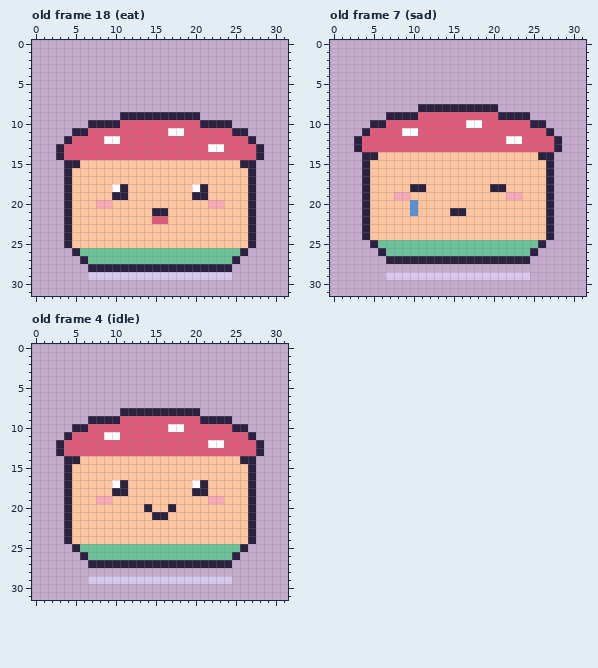
Pixel-art file -- art/characters/nature/mosscap.aseprite. Above: the version before the commit.
32x32 pixels, 28 frames. Shown: old frame 18 (eat), old frame 7 (sad), old frame 4 (idle). The commit also changed other frames, which this record leaves out.
New version:
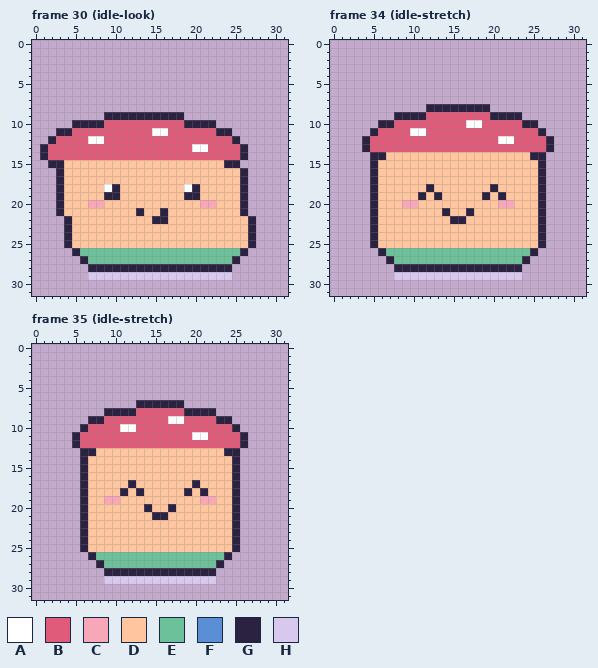
Palette (. is transparent): A #ffffff  B #e05a7a  C #f7a8b8  D #ffc59e  E #6cc19a  F #5a8fd6  G #2b2140  H #d9c8ee
A new or re-ordered frame is compared with the old frame closest to it.
The exact change:
frames 28 -> 36
--- frame 30 (idle-look) is new; against old frame 18 (eat), layer "pet"
@@ x 0..31 @@
  8 ................................
- 9 ...........GGGGGGGGGG...........
-10 .......GGGGBBBBBBBBBBGGGG.......
-11 .....GGBBBBBBBBBBAABBBBBBGG.....
-12 ....GBBBBAABBBBBBBBBBBBBBBBG....
-13 ...GBBBBBBBBBBBBBBBBBBAABBBBG...
-14 ...GBBBBBBBBBBBBBBBBBBBBBBBBG...
-15 ....GGDDDDDDDDDDDDDDDDDDDDGG....
-16 ....GDDDDDDDDDDDDDDDDDDDDDDG....
-17 ....GDDDDDDDDDDDDDDDDDDDDDDG....
-18 ....GDDDDDAGDDDDDDDDAGDDDDDG....
-19 ....GDDDDDGGDDDDDDDDGGDDDDDG....
-20 ....GDDDCCDDDDDDDDDDDDCCDDDG....
-21 ....GDDDDDDDDDDGGDDDDDDDDDDG....
-22 ....GDDDDDDDDDDBBDDDDDDDDDDG....
+ 9 .........GGGGGGGGGG.............
+10 .....GGGGBBBBBBBBBBGGGG.........
+11 ...GGBBBBBBBBBBAABBBBBBGG.......
+12 ..GBBBBAABBBBBBBBBBBBBBBBG......
+13 .GBBBBBBBBBBBBBBBBBBAABBBBG.....
+14 .GBBBBBBBBBBBBBBBBBBBBBBBBG.....
+15 ..GGDDDDDDDDDDDDDDDDDDDDGG......
+16 ...GDDDDDDDDDDDDDDDDDDDDDDG.....
+17 ...GDDDDDDDDDDDDDDDDDDDDDDG.....
+18 ...GDDDDDAGDDDDDDDDAGDDDDDG.....
+19 ...GDDDDDGGDDDDDDDDGGDDDDDG.....
+20 ...GDDDCCDDDDDDDDDDDDCCDDDG.....
+21 ...GDDDDDDDDDGDDGDDDDDDDDDG.....
+22 ....GDDDDDDDDDDGGDDDDDDDDDDG....
 23 ....GDDDDDDDDDDDDDDDDDDDDDDG....
--- frame 34 (idle-stretch) is new; against old frame 7 (sad), layer "pet"
@@ x 0..31 @@
  7 ................................
- 8 ...........GGGGGGGGGG...........
- 9 .......GGGGBBBBBBBBBBGGGG.......
-10 .....GGBBBBBBBBBBAABBBBBBGG.....
-11 ....GBBBBAABBBBBBBBBBBBBBBBG....
-12 ...GBBBBBBBBBBBBBBBBBBAABBBBG...
-13 ...GBBBBBBBBBBBBBBBBBBBBBBBBG...
-14 ....GGDDDDDDDDDDDDDDDDDDDDGG....
-15 ....GDDDDDDDDDDDDDDDDDDDDDDG....
-16 ....GDDDDDDDDDDDDDDDDDDDDDDG....
-17 ....GDDDDDDDDDDDDDDDDDDDDDDG....
-18 ....GDDDDDGGDDDDDDDDGGDDDDDG....
-19 ....GDDDCCDDDDDDDDDDDDCCDDDG....
-20 ....GDDDDDFDDDDDDDDDDDDDDDDG....
-21 ....GDDDDDFDDDDGGDDDDDDDDDDG....
-22 ....GDDDDDDDDDDDDDDDDDDDDDDG....
-23 ....GDDDDDDDDDDDDDDDDDDDDDDG....
-24 ....GDDDDDDDDDDDDDDDDDDDDDDG....
-25 .....GEEEEEEEEEEEEEEEEEEEEG.....
+ 8 ............GGGGGGGG............
+ 9 ........GGGGBBBBBBBBGGGG........
+10 ......GGBBBBBBBBBAABBBBBGG......
+11 .....GBBBBAABBBBBBBBBBBBBBG.....
+12 ....GBBBBBBBBBBBBBBBBAABBBBG....
+13 ....GBBBBBBBBBBBBBBBBBBBBBBG....
+14 .....GGDDDDDDDDDDDDDDDDDDGG.....
+15 .....GDDDDDDDDDDDDDDDDDDDDG.....
+16 .....GDDDDDDDDDDDDDDDDDDDDG.....
+17 .....GDDDDDDDDDDDDDDDDDDDDG.....
+18 .....GDDDDDDGDDDDDDDGDDDDDG.....
+19 .....GDDDDDGDGDDDDDGDGDDDDG.....
+20 .....GDDDCCDDDDDDDDDDCCDDDG.....
+21 .....GDDDDDDDDGDDGDDDDDDDDG.....
+22 .....GDDDDDDDDDGGDDDDDDDDDG.....
+23 .....GDDDDDDDDDDDDDDDDDDDDG.....
+24 .....GDDDDDDDDDDDDDDDDDDDDG.....
+25 .....GDDDDDDDDDDDDDDDDDDDDG.....
 26 ......GEEEEEEEEEEEEEEEEEEG......
-27 .......GGGGGGGGGGGGGGGGGG.......
-28 ................................
-29 .......HHHHHHHHHHHHHHHHHH.......
+27 .......GEEEEEEEEEEEEEEEEG.......
+28 ........GGGGGGGGGGGGGGGG........
+29 ........HHHHHHHHHHHHHHHH........
 30 ................................
--- frame 35 (idle-stretch) is new; against old frame 4 (idle), layer "pet"
@@ x 0..31 @@
  6 ................................
- 7 ................................
- 8 ...........GGGGGGGGGG...........
- 9 .......GGGGBBBBBBBBBBGGGG.......
-10 .....GGBBBBBBBBBBAABBBBBBGG.....
-11 ....GBBBBAABBBBBBBBBBBBBBBBG....
-12 ...GBBBBBBBBBBBBBBBBBBAABBBBG...
-13 ...GBBBBBBBBBBBBBBBBBBBBBBBBG...
-14 ....GGDDDDDDDDDDDDDDDDDDDDGG....
-15 ....GDDDDDDDDDDDDDDDDDDDDDDG....
-16 ....GDDDDDDDDDDDDDDDDDDDDDDG....
-17 ....GDDDDDAGDDDDDDDDAGDDDDDG....
-18 ....GDDDDDGGDDDDDDDDGGDDDDDG....
-19 ....GDDDCCDDDDDDDDDDDDCCDDDG....
-20 ....GDDDDDDDDDGDDGDDDDDDDDDG....
-21 ....GDDDDDDDDDDGGDDDDDDDDDDG....
-22 ....GDDDDDDDDDDDDDDDDDDDDDDG....
-23 ....GDDDDDDDDDDDDDDDDDDDDDDG....
-24 ....GDDDDDDDDDDDDDDDDDDDDDDG....
-25 .....GEEEEEEEEEEEEEEEEEEEEG.....
-26 ......GEEEEEEEEEEEEEEEEEEG......
-27 .......GGGGGGGGGGGGGGGGGG.......
-28 ................................
-29 .......HHHHHHHHHHHHHHHHHH.......
+ 7 .............GGGGGG.............
+ 8 .........GGGGBBBBBBGGGG.........
+ 9 .......GGBBBBBBBBAABBBBGG.......
+10 ......GBBBBAABBBBBBBBBBBBG......
+11 .....GBBBBBBBBBBBBBBAABBBBG.....
+12 .....GBBBBBBBBBBBBBBBBBBBBG.....
+13 ......GGDDDDDDDDDDDDDDDDGG......
+14 ......GDDDDDDDDDDDDDDDDDDG......
+15 ......GDDDDDDDDDDDDDDDDDDG......
+16 ......GDDDDDDDDDDDDDDDDDDG......
+17 ......GDDDDDGDDDDDDDGDDDDG......
+18 ......GDDDDGDGDDDDDGDGDDDG......
+19 ......GDDCCDDDDDDDDDDCCDDG......
+20 ......GDDDDDDDGDDGDDDDDDDG......
+21 ......GDDDDDDDDGGDDDDDDDDG......
+22 ......GDDDDDDDDDDDDDDDDDDG......
+23 ......GDDDDDDDDDDDDDDDDDDG......
+24 ......GDDDDDDDDDDDDDDDDDDG......
+25 ......GDDDDDDDDDDDDDDDDDDG......
+26 .......GEEEEEEEEEEEEEEEEG.......
+27 ........GEEEEEEEEEEEEEEG........
+28 .........GGGGGGGGGGGGGG.........
+29 .........HHHHHHHHHHHHHH.........
 30 ................................
Where, in picture pixels (left, top, right, bottom), the same in both pictures:
changed: (40, 112, 264, 224)
changed: (354, 104, 562, 280)
changed: (56, 400, 264, 584)
